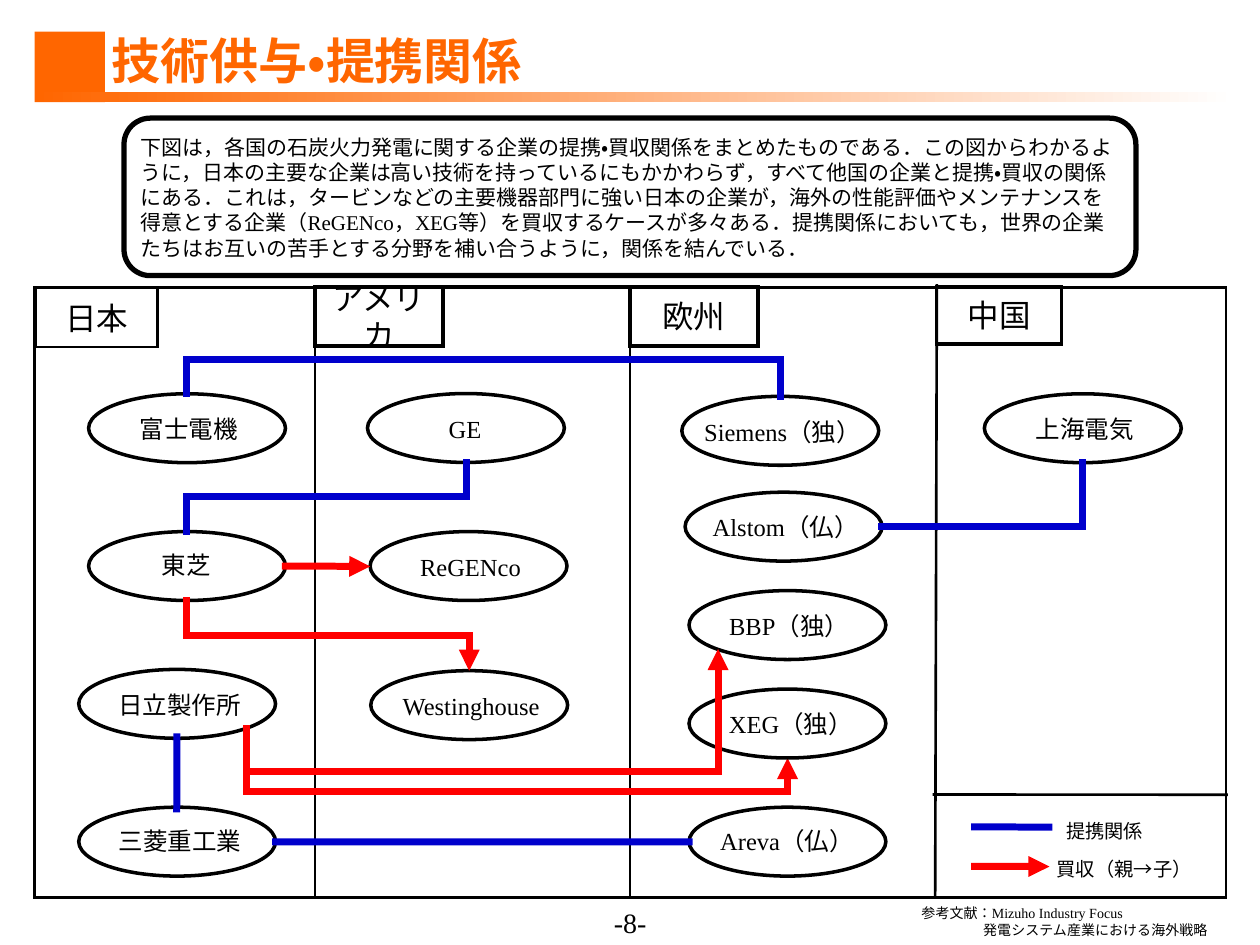
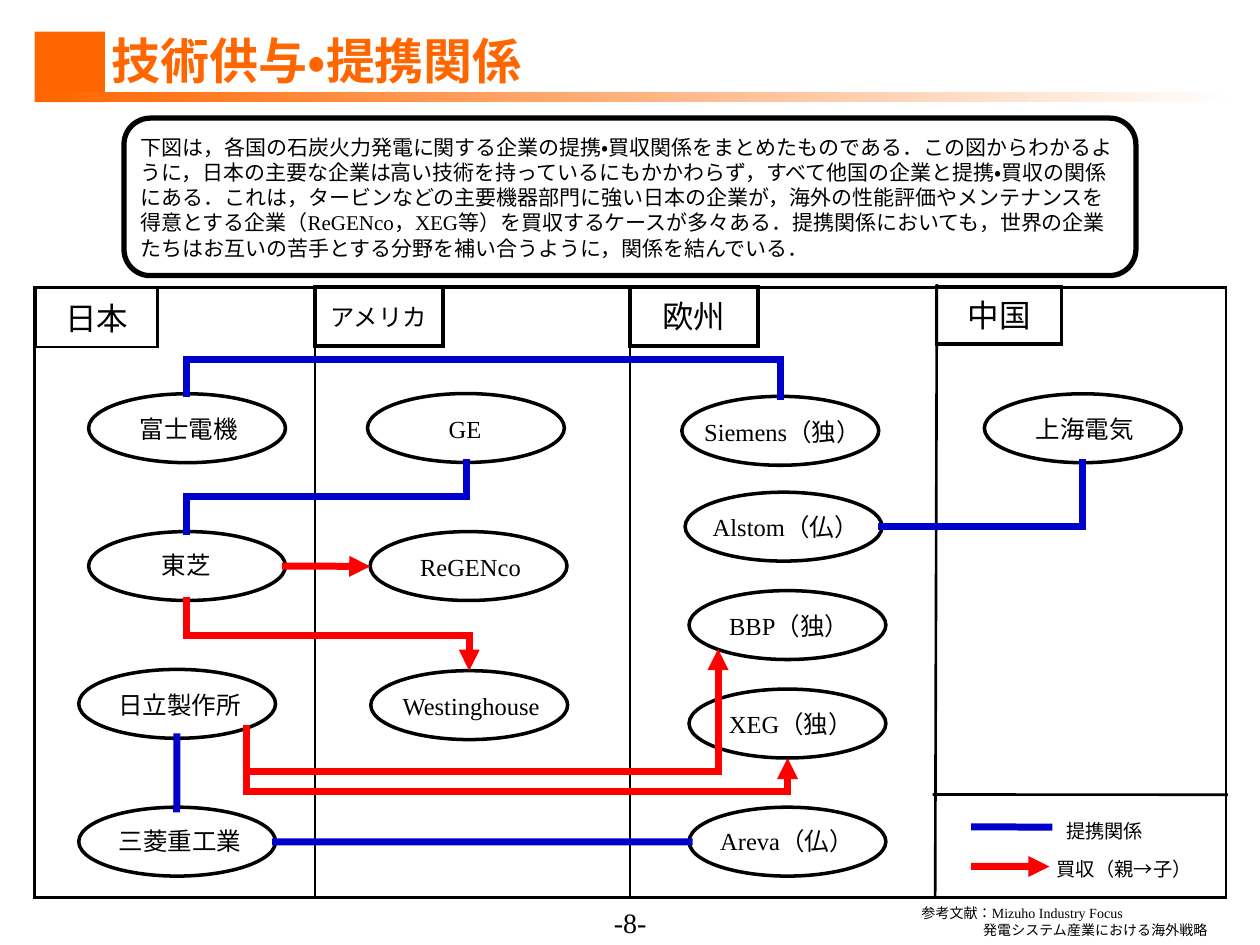
Before and after one commit to ShuDiamonds/JapanesePatentAnalysis, a slide deck: slide 8 of submissions2/1.調査分析.ppt. Drawn at 1260x945 pixels with LibreOffice and Linux fonts; fonts in the diff are those of the drawing. Boxes give left, top, right and bottom in pixels: in the first picture for what was removed or moved away, otherwise in the second. Text is boxed around its words. In the diff, an @@ line names an element or a change of style, - is before the commit and + after.

```diff
--- a/submissions2/1.調査分析.ppt
+++ b/submissions2/1.調査分析.ppt
@@ rectangle "アメリカ" at box(315, 287, 444, 346): size 18 to 13.9 pt @@
```
Also in this commit, not shown: 10 other slides changed, 2 other files.
